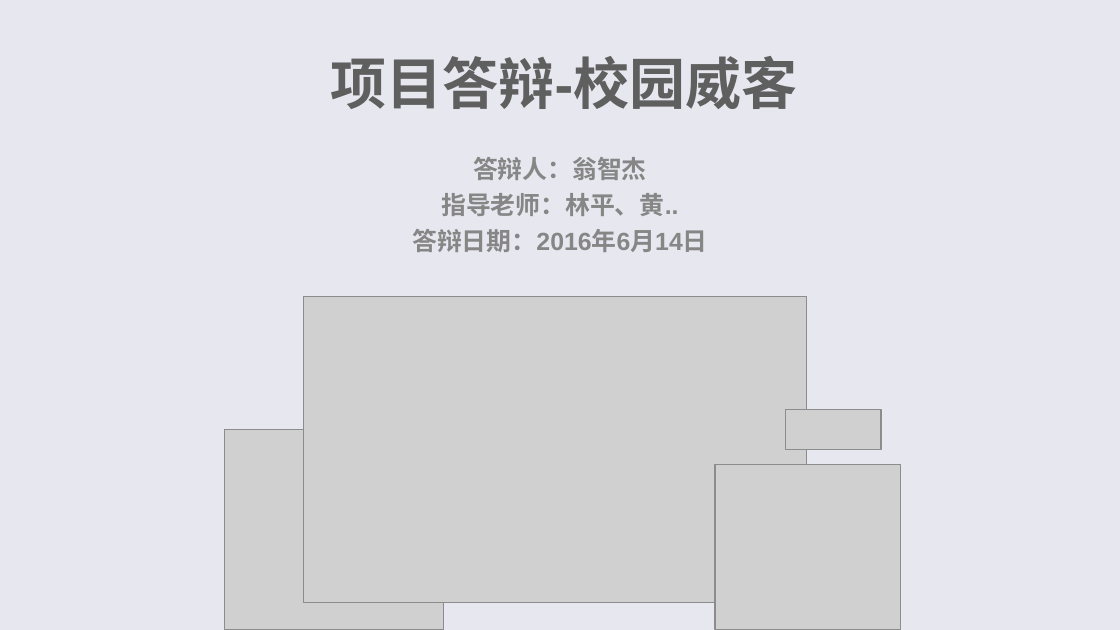
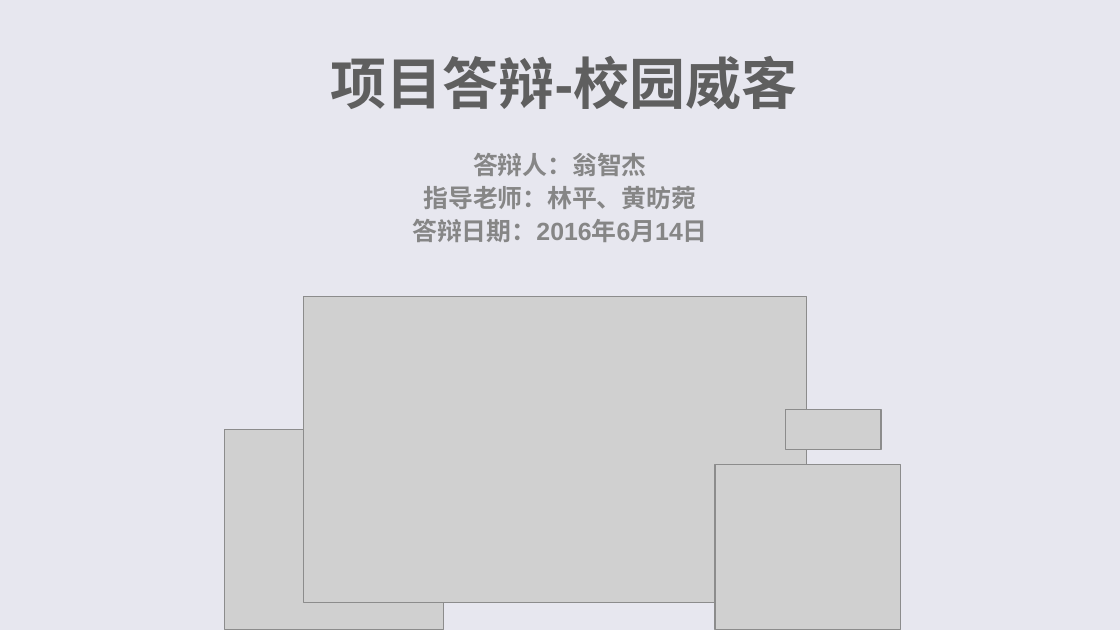
Before and after one commit to bytrix/report, a slide deck: slide 1 of 答辩.ppt. Drawn at 1120x630 pixels with LibreOffice and Linux fonts; fonts in the diff are those of the drawing; grey boxes stand for pictures. Boxes give left, top, right and bottom in pixels: in the first picture for what was removed or moved away, otherwise in the second. Text is boxed around its words. In the diff, an @@ line names an element or a change of style, - is before the commit and + after.

Commit message:
Update

```diff
--- a/答辩.ppt
+++ b/答辩.ppt
@@ subtitle at [412,153,707,242]: line spacing 1 to 0.9 @@
@@ subtitle at [423,186,696,209]: text changed @@
-指导老师：林平、黄..
+指导老师：林平、黄昉菀
```
Also in this commit, not shown: 1 other slide changed.
